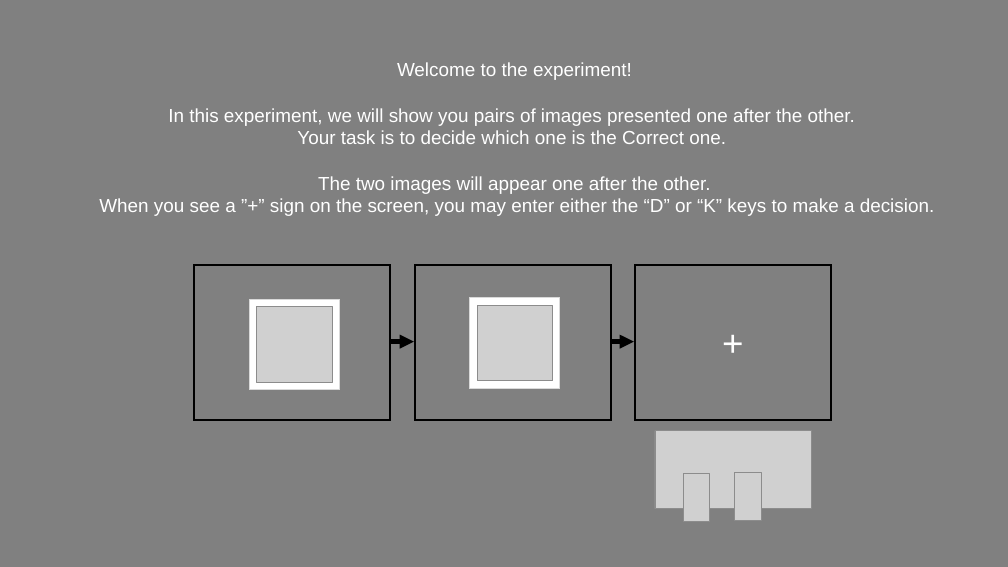
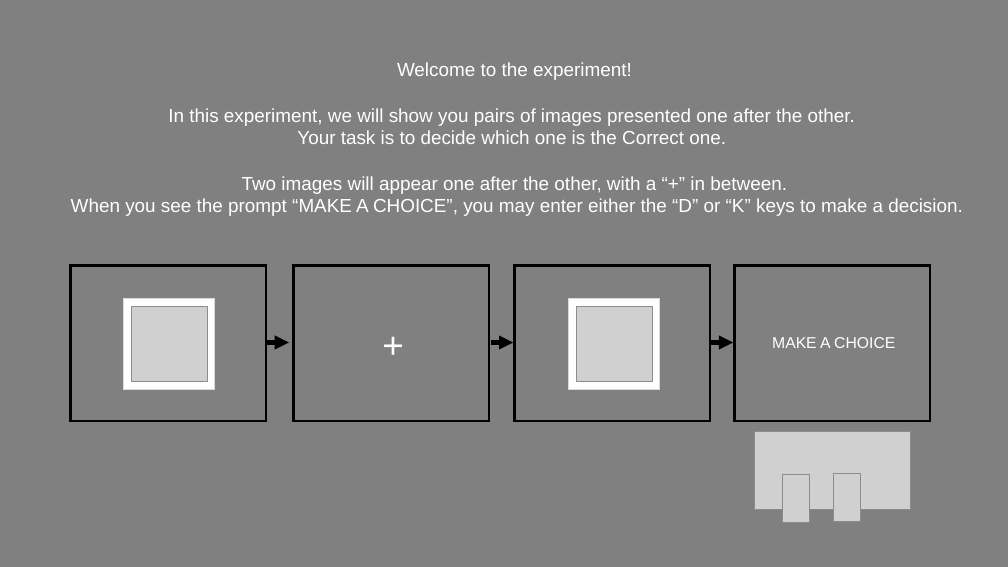
Before and after one commit to NatalieBiderman/transitive_inference, a slide deck: slide 2 of Task/Stimuli/Instructions/Instructions.pptx (slide 5 before the commit). Drawn at 1008x567 pixels with LibreOffice and Linux fonts; fonts in the diff are those of the drawing; grey boxes stand for pictures. Boxes give left, top, right and bottom in pixels: in the first picture for what was removed or moved away, otherwise in the second. Text is boxed around its words. In the diff, an @@ line names an element or a change of style, - is before the commit and + after.

```diff
--- a/Task/Stimuli/Instructions/Instructions.pptx
+++ b/Task/Stimuli/Instructions/Instructions.pptx
@@ text at (x1=71, y1=176, x2=963, y2=216): text changed @@
-The two images will appear one after the other.
-When you see a ”+” sign on the screen, you may enter either the “D” or “K” keys to make a decision.
+Two images will appear one after the other, with a “+” in between.
+When you see the prompt “MAKE A CHOICE”, you may enter either the “D” or “K” keys to make a decision.
@@ rectangle added at (x1=70, y1=265, x2=266, y2=421), fill #808080, outline #000000 2.25 pt @@
@@ rectangle moved from (x1=250, y1=299, x2=340, y2=390) to (x1=124, y1=299, x2=215, y2=389) @@
@@ picture moved from (x1=257, y1=306, x2=333, y2=382) to (x1=132, y1=306, x2=207, y2=382) @@
@@ text "+" moved from (x1=703, y1=316, x2=764, y2=368) to (x1=363, y1=318, x2=423, y2=370) @@
@@ arrow added from (266, 343) to (289, 343), #000000 4.5 pt @@
@@ 4 pictures, 4 rectangles, 2 arrows moved together from (x1=194, y1=265, x2=831, y2=522) to (x1=293, y1=265, x2=931, y2=523) @@
@@ text added at (x1=772, y1=337, x2=895, y2=348), 15 pt, text #FFFFFF @@
+MAKE A CHOICE
```
Also in this commit, not shown: 2 other slides changed, 4 other files.
